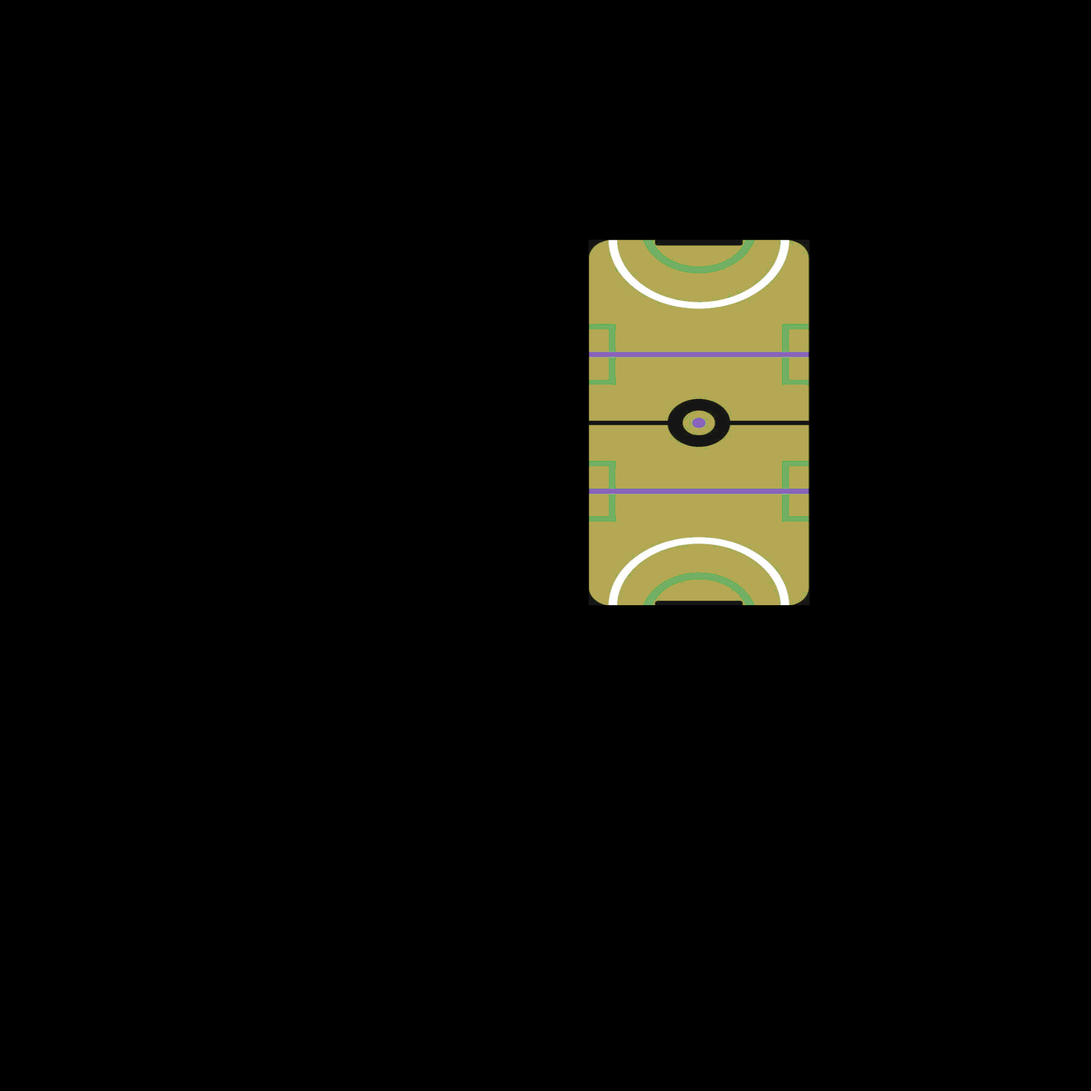
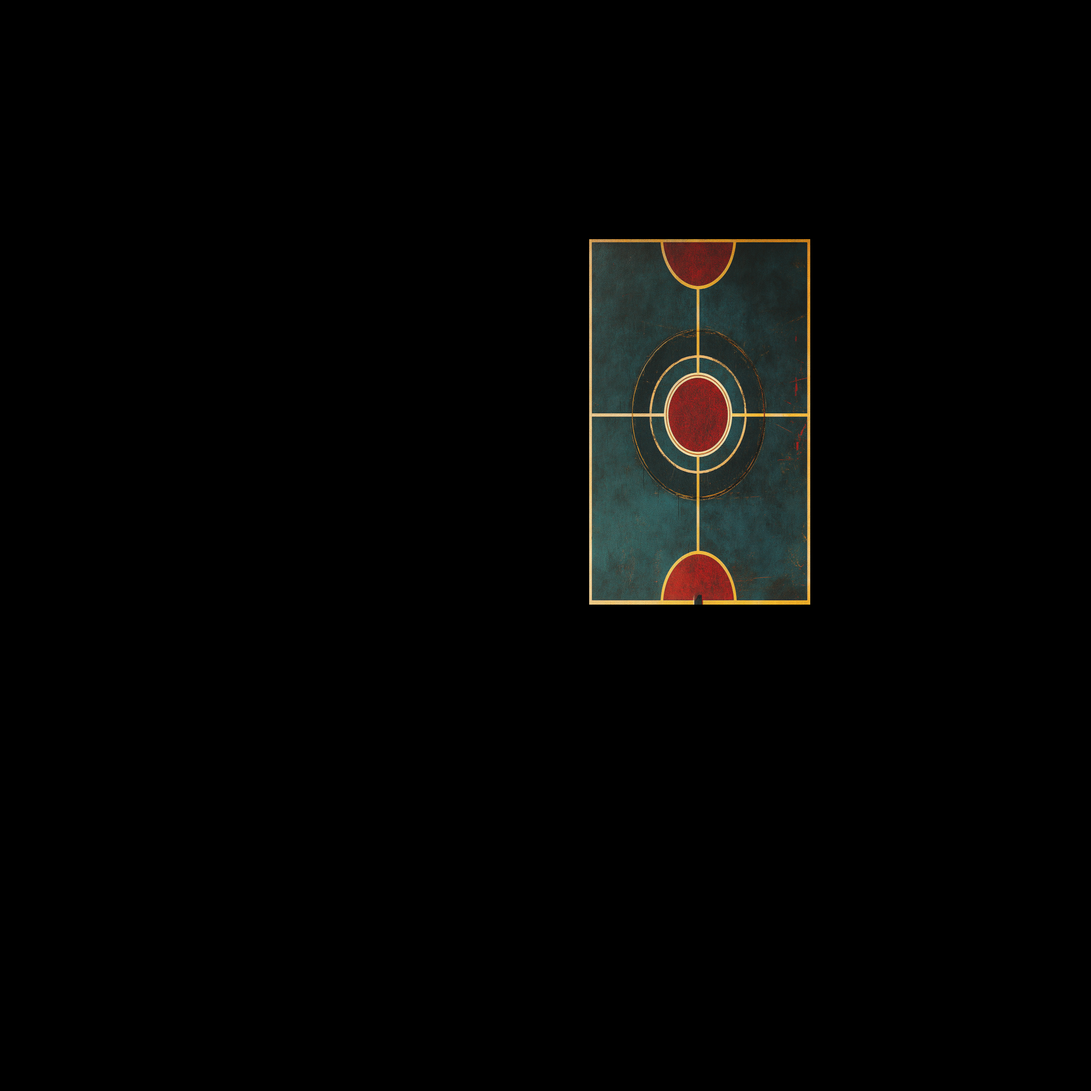
Two versions of the same layered image (1091 × 1091). Layer-by-layer changes:
added layer "agjini_air_hockey_ground_texture_--ar_34_--v_6.1_ad7bf960-7e34-4228-a41a-e541d0…" (2nd of 2) above "air-hockey-table-vector.png" over <box>589,239,811,605</box>
hid "air-hockey-table-vector.png" over <box>588,239,811,606</box>
